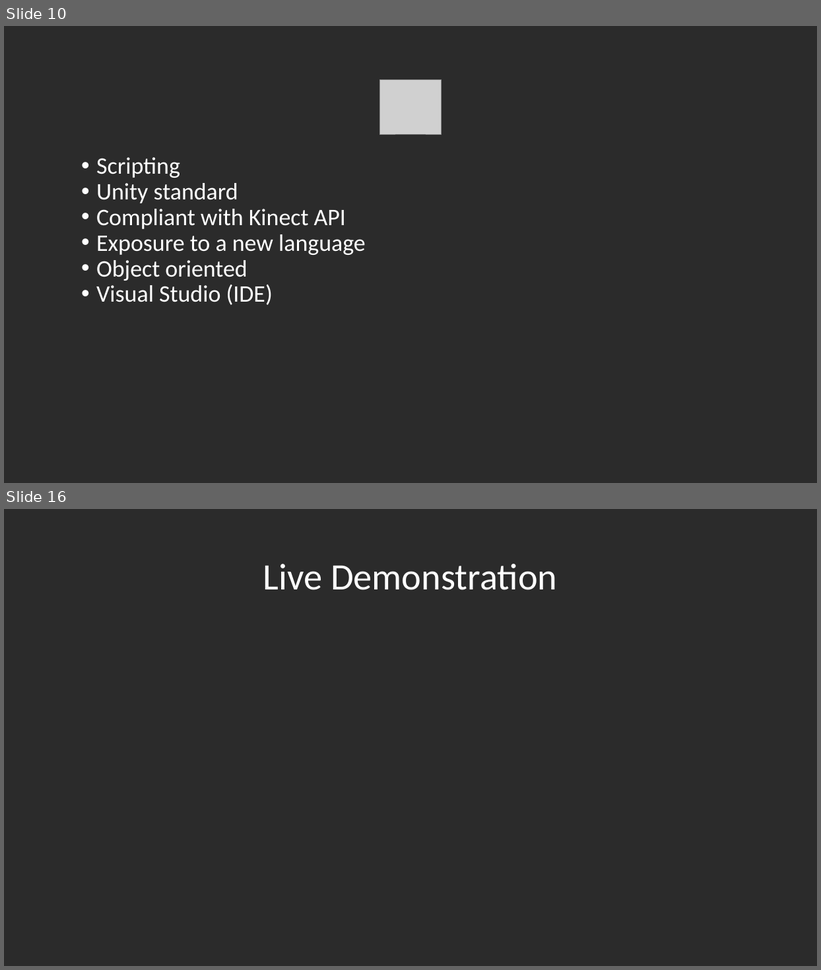
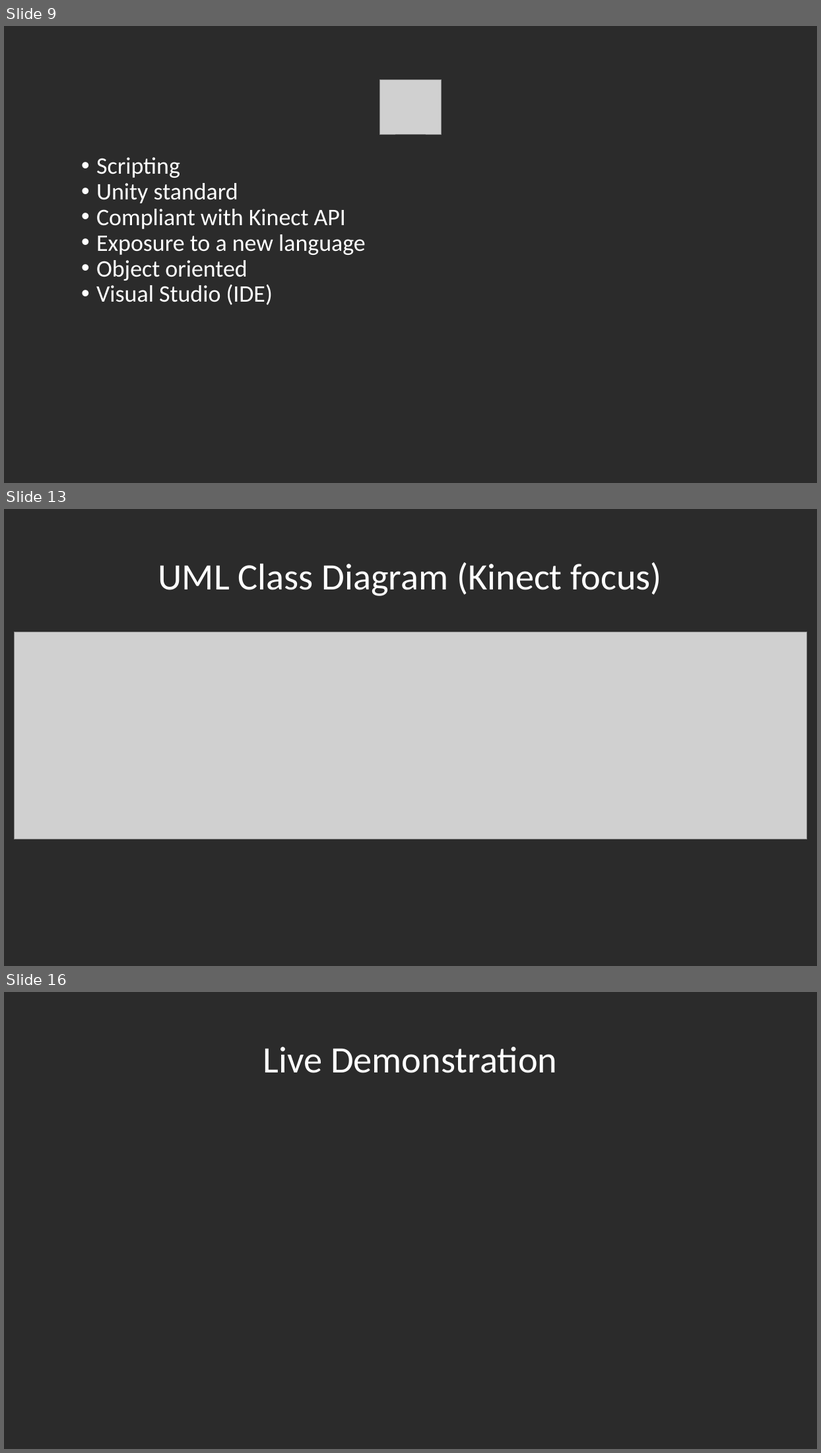
Before and after one commit to AJoshSims/3D-Gesture-Controlled-Pong, a slide deck: documents/presentations/spring.pptx. Shown one above the other, each under a label of ours: slides 10 and 16 before the commit, slides 9, 13 and 16 after it; the slides between them are not shown. The pictures are 821x970 and 821x1453 pixels, drawn with LibreOffice and Linux fonts; fonts in the diff are those of the drawing; grey boxes stand for pictures; background and template pictures are left out; a plain dark background stands for a picture behind light text. Boxes give left, top, right and bottom in pixels: in the first picture for what was removed or moved away, otherwise in the second. Text is boxed around its words. In the diff, an @@ line names an element or a change of style, - is before the commit and + after.

```diff
--- a/documents/presentations/spring.pptx
+++ b/documents/presentations/spring.pptx
@@ slide 13 added at (4, 509, 817, 966), background picture (left out) @@
@@ title added at (158, 562, 662, 596), 44 pt, text #FFFFFF @@
+UML Class Diagram (Kinect focus)
@@ picture added at (15, 632, 807, 840) @@
@@ what was slide 10 is now slide 9 @@
```
Also in this commit, not shown: 5 slides changed, 2 other slides added, 2 slides removed, 27 other files.
